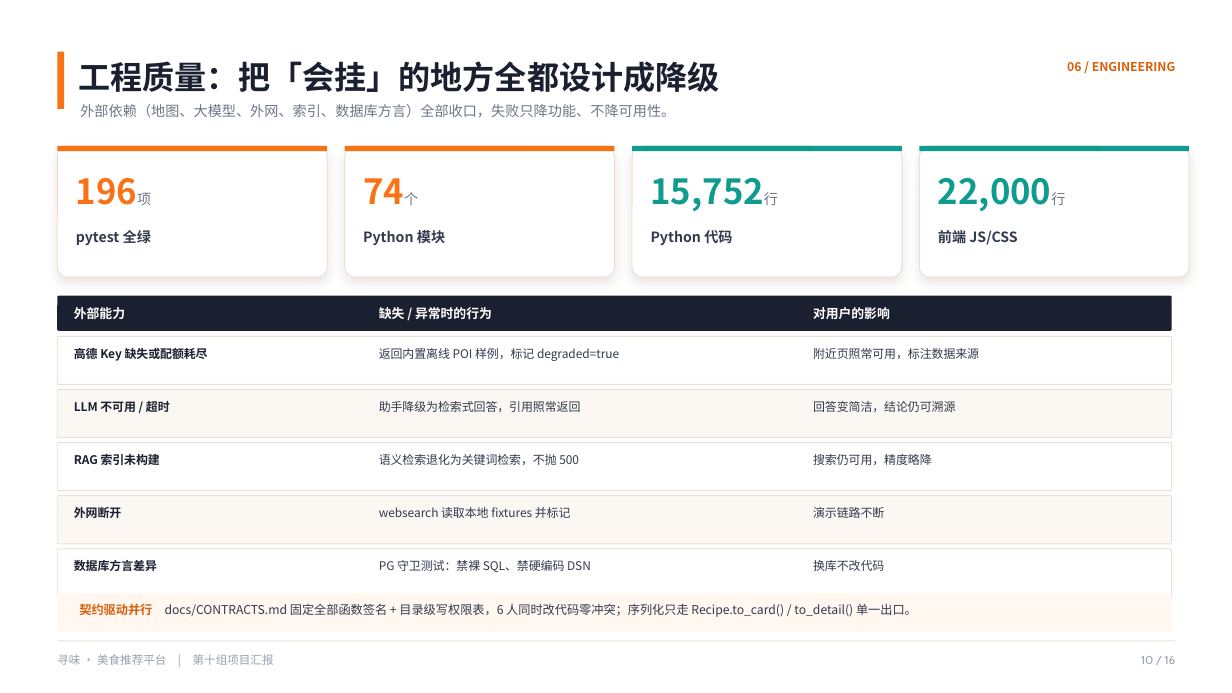
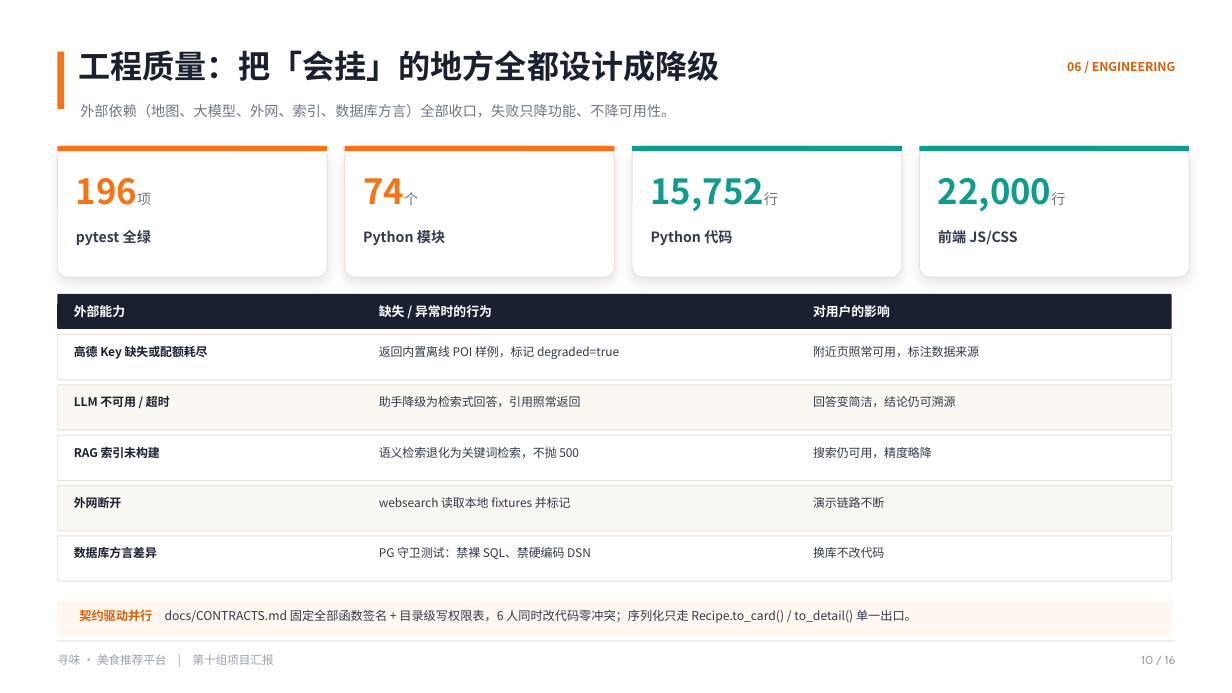
Before and after one commit to Drayee/foodrecommendationplatform, a slide deck: slide 10 of docs/寻味美食推荐平台-第十组-项目汇报.pptx. Drawn at 1232x693 pixels with LibreOffice and Linux fonts; fonts in the diff are those of the drawing. Boxes give left, top, right and bottom in pixels: in the first picture for what was removed or moved away, otherwise in the second. Text is boxed around its words. In the diff, an @@ line names an element or a change of style, - is before the commit and + after.

Commit message:
docs(ppt): 第十组项目汇报 PPT —— 版式微调与排版自检脚本
- 收紧页眉标题行距、加高目标页卡片，消除全部文本溢出
- 重排界面实拍页与两张表格，去除与底部说明条的重叠
- 新增 build_ppt/check_layout.py：用真实字体度量做溢出检测（0 告警）
- 新增 build_ppt/export_png.ps1：PowerPoint COM 导出逐页 PNG 供校验

```diff
--- a/docs/寻味美食推荐平台-第十组-项目汇报.pptx
+++ b/docs/寻味美食推荐平台-第十组-项目汇报.pptx
@@ text "工程质量：把「会挂」的地方全都设计成降级" at [79,50,720,81]: line spacing 1.28 to 1.05 @@
@@ rounded rectangle: place and size @@
-rounded rectangle at [57,336,1172,384]
+rounded rectangle at [57,335,1172,380]
@@ 3 texts, 1 rounded rectangle: place and size @@
-3 texts, 1 rounded rectangle at [57,389,1172,465]
+3 texts, 1 rounded rectangle at [57,385,1172,458]
@@ text "LLM 不可用 / 超时": place and size @@
-text "LLM 不可用 / 超时" at [74,398,170,414]
+text "LLM 不可用 / 超时" at [74,394,170,410]
@@ text "助手降级为检索式回答，引用照常返回": place and size @@
-text "助手降级为检索式回答，引用照常返回" at [379,401,581,412]
+text "助手降级为检索式回答，引用照常返回" at [379,396,581,407]
@@ text "回答变简洁，结论仍可溯源": place and size @@
-text "回答变简洁，结论仍可溯源" at [813,401,955,412]
+text "回答变简洁，结论仍可溯源" at [813,396,955,407]
@@ 3 texts, 2 rounded rectangles: place and size @@
-3 texts, 2 rounded rectangles at [57,443,1172,544]
+3 texts, 2 rounded rectangles at [57,435,1172,531]
@@ 3 texts, 1 rounded rectangle: place and size @@
-3 texts, 1 rounded rectangle at [57,549,1172,597]
+3 texts, 1 rounded rectangle at [57,536,1172,581]
@@ rounded rectangle: place and size @@
-rounded rectangle at [57,593,1172,632]
+rounded rectangle at [57,601,1172,636]
@@ text "契约驱动并行 docs/CONTRACTS.md 固定全部函数签名 + 目录级写权限表，6 ...": place and size @@
-text "契约驱动并行 docs/CONTRACTS.md 固定全部函数签名 + 目录级写权限表，6 ..." at [79,603,917,617]
+text "契约驱动并行 docs/CONTRACTS.md 固定全部函数签名 + 目录级写权限表，6 ..." at [79,609,917,623]
```
Also in this commit, not shown: 13 other slides changed, 3 other files.
